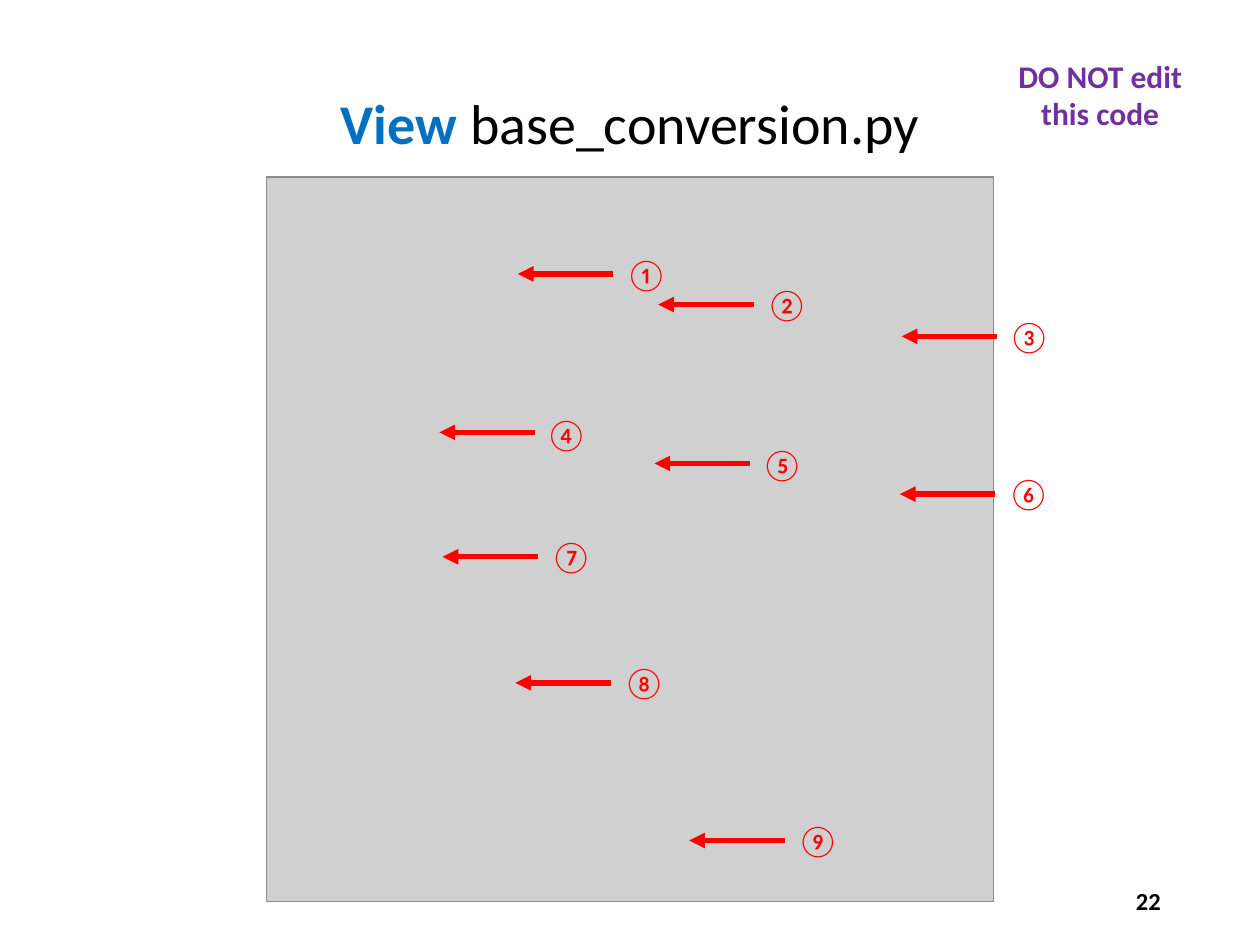
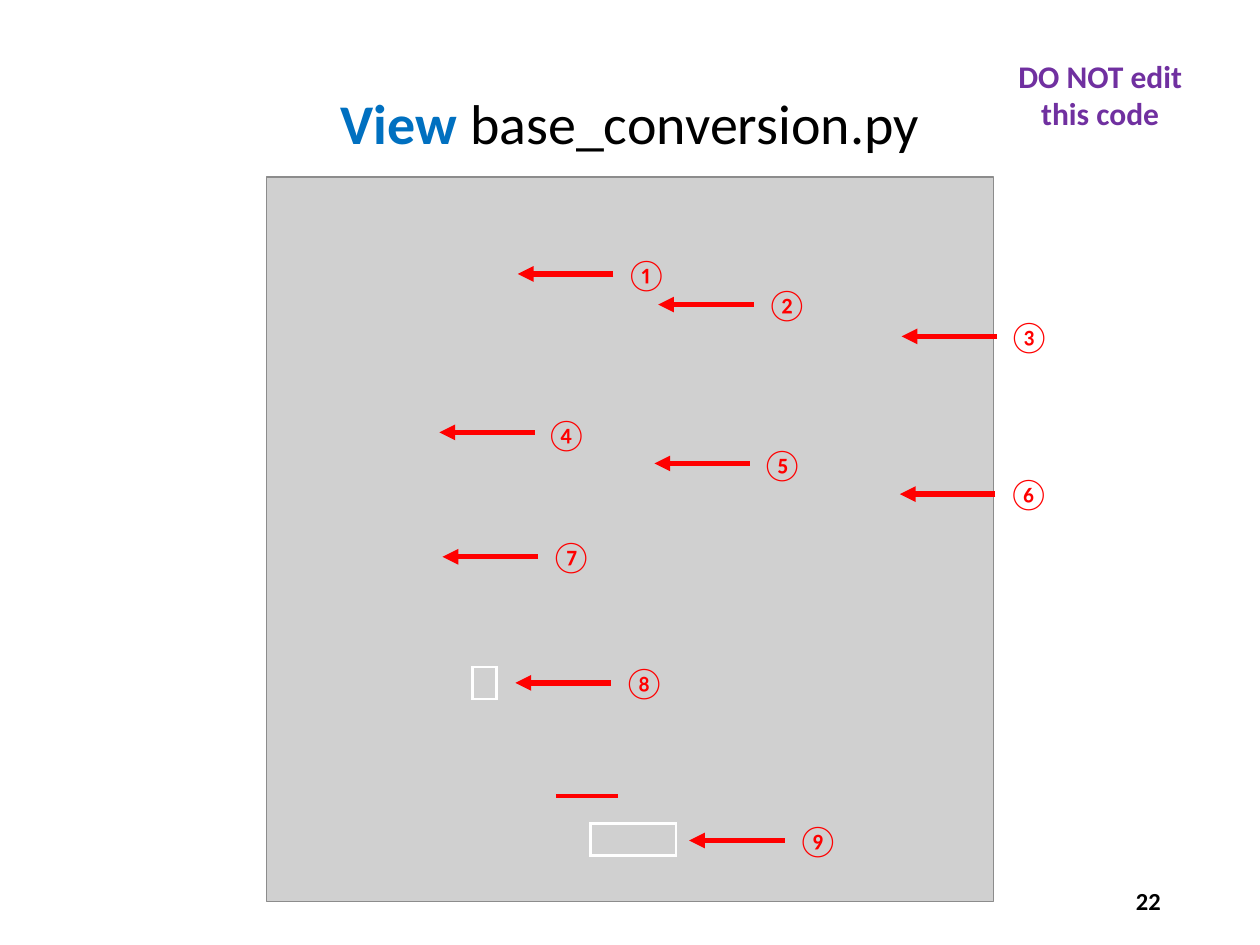
Before and after one commit to dbiersach/scicomp101, a slide deck: slide 22 of Session 04 - Algorithms/Session 04 - Algorithms.pptx. Drawn at 1260x945 pixels with LibreOffice and Linux fonts; fonts in the diff are those of the drawing; grey boxes stand for pictures. Boxes give left, top, right and bottom in pixels: in the first picture for what was removed or moved away, otherwise in the second. Text is boxed around its words. In the diff, an @@ line names an element or a change of style, - is before the commit and + after.

```diff
--- a/Session 04 - Algorithms/Session 04 - Algorithms.pptx
+++ b/Session 04 - Algorithms/Session 04 - Algorithms.pptx
@@ rectangle added at (472,667,496,698), outline #FFFFFF 1.5 pt @@
@@ line added from (556, 796) to (619, 796), #FF0000 2.25 pt @@
@@ rectangle added at (591,824,677,856), outline #FFFFFF 1.5 pt @@
```
Also in this commit, not shown: 12 other slides changed, 2 other files.
